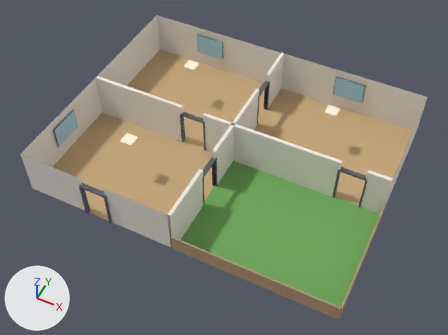
The glTF model client/src/game/packs/home/scene.glb, before and after one commit.
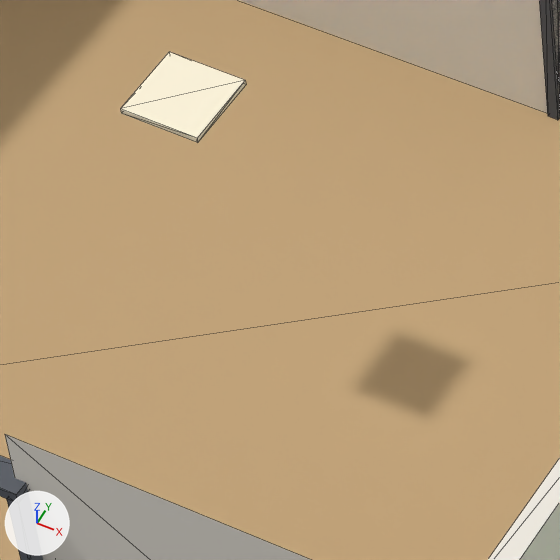
The first picture shows the older version from a camera (50 mm lens) standing at (10.5, -22.2, 26.7) and looking at (0.1, -1.2, 0.5). The close-ups show the older and then the newer version on the part from 23% to 41% of the width and 37% to 62% of the height of that picture. Only the edits that show in the close-ups are written down. Lighting does not change. The marker at lower left points along +X, +Y and +Z. The close-ups show mesh edges as thin lines. Where no turn or scale is listed for an object, it has been applied to the vertices.

Objects in the first close-up: 'floor', 'frame', 'light', 'wall'.
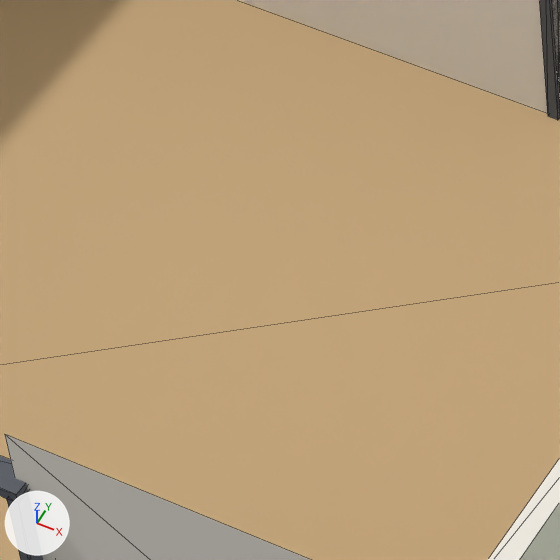
What changed in the scene script:
```text
Remove ob_light:
    ob_light = bpy.data.objects.new('light', me_mesh_6)
    ob_light.location = (0.0, 0.0, 0.0)
```

Boxes (x1, y1, x2, y2) around the edits, measured in the close-ups (560 x 560 px):
'light', deleted (pale yellow): before (121, 52, 246, 142)
